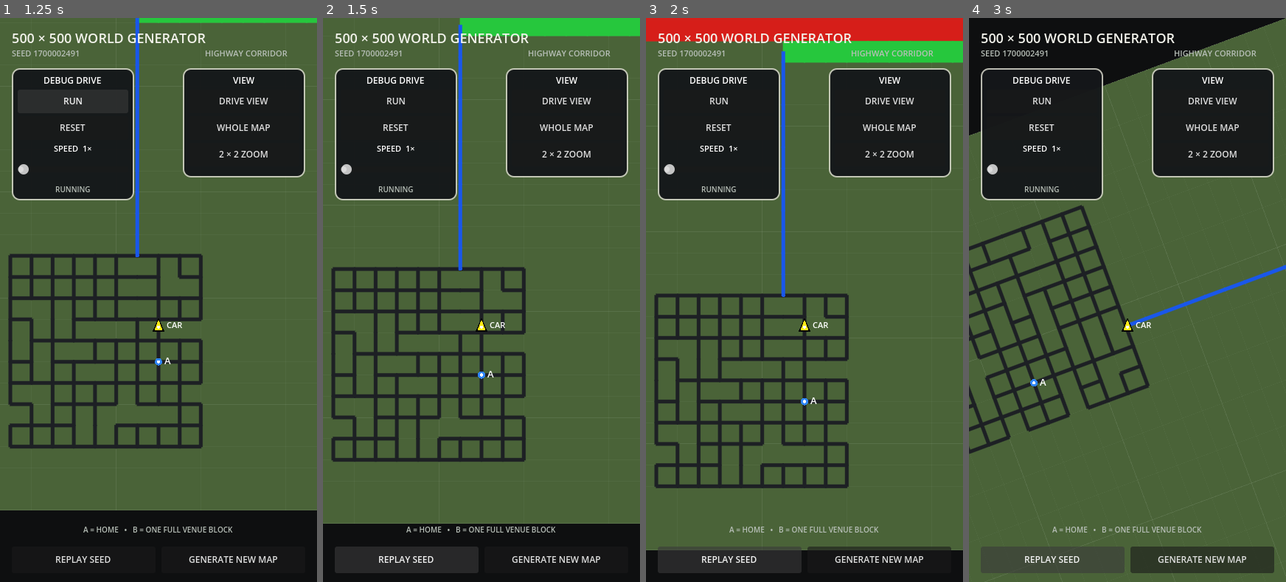
Above: before the commit, frames 1-4 (left to right).
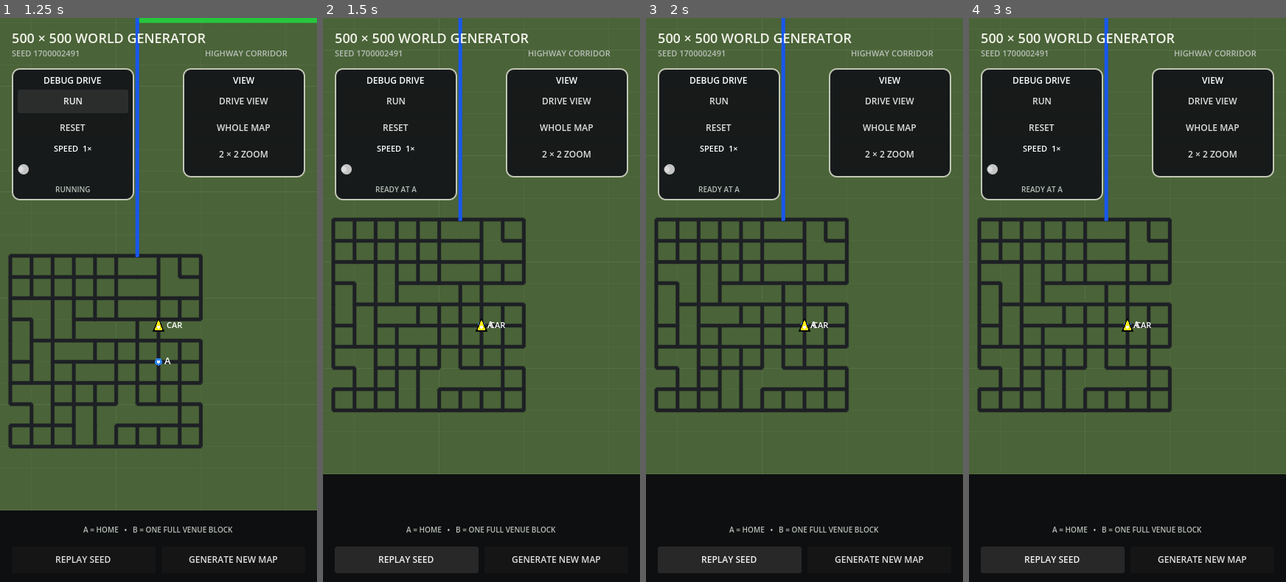
Above: after the commit, the same moments.

Repository: patrickcallahancomedy/comedian
Game: Godot game, scene res://scenes/drive/grid_world_prototype.tscn
The game is run twice, just before and just after one commit, with the same random seed, the same clock (stepped at 60 frames per second) and the same inputs. This scene is started directly instead of the project's main scene.
Inputs:
- Up to frame 1 (1.25 s): click "RUN" at 0.5 s
- Up to frame 2 (1.5 s): click "REPLAY SEED" at 1.25 s
- Up to frame 3 (2 s): no input
- Up to frame 4 (3 s): click "REPLAY SEED" at 2 s; click "REPLAY SEED" at 2.75 s

Frame 1 is identical in both runs. In frame 2, 20% of the frame differs, in the area x 0-100%, y 0-90%; in frame 3, 28%; in frame 4, 36%, in the area x 0-100%, y 0-100%.

Commit message:
Replay exact current world seed

Diff:
--- a/godot/scripts/drive/grid_world_map.gd
+++ b/godot/scripts/drive/grid_world_map.gd
@@ -45,6 +45,7 @@
 
 @onready var seed_label: Label = $"../SeedLabel"
 @onready var mode_label: Label = $"../ModeLabel"
+@onready var replay_seed_button: Button = $"../ReplaySeedButton"
 @onready var new_map_button: Button = $"../NewMapButton"
 @onready var drive_view_button: Button = $"../SettingsBox/Layout/DriveViewButton"
 @onready var whole_map_button: Button = $"../SettingsBox/Layout/WholeMapButton"
@@ -52,6 +53,7 @@
 
 
 func _ready() -> void:
+	replay_seed_button.pressed.connect(_replay_seed)
 	new_map_button.pressed.connect(_new_map)
 	drive_view_button.pressed.connect(_show_drive_view)
 	whole_map_button.pressed.connect(_show_whole_map)
@@ -59,6 +61,11 @@
 	resized.connect(_refresh_layout)
 	_generate()
 	call_deferred("_refresh_layout")
+
+
+func _replay_seed() -> void:
+	world_seed = actual_seed
+	_generate()
 
 
 func _new_map() -> void:
